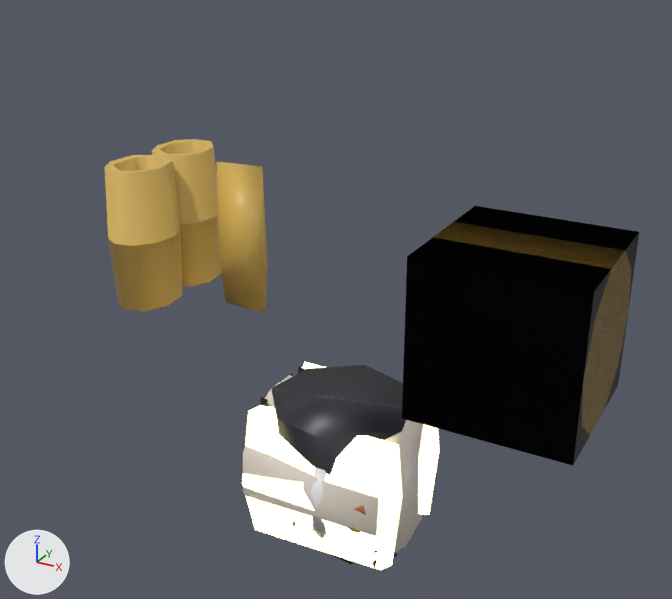
A saved change to the glTF model modeles/grandline/maitre-horloge-leger.glb.
The view is the same before and after, from a 50 mm lens placed at (5.12, -9.53, 7.18), pointed at (-0.14, 0.04, 2.39). The axes (+X, +Y, +Z) are drawn at lower left. The lights are the same throughout. The picture after the commit comes second. Vertices at exactly the same position are counted once.

Objects in the first picture: 'maitre_horloge_cle', 'maitre_horloge_corps', 'maitre_horloge_minutes'.
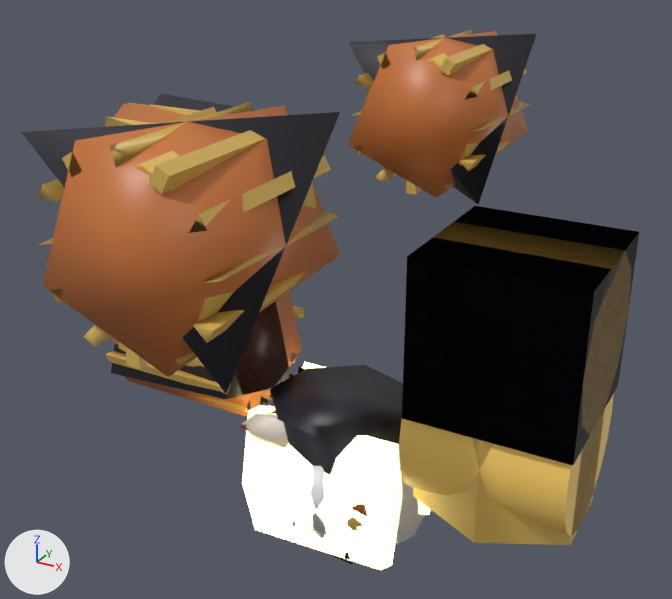
What changed in the scene script:
```text
Add mat_glace:
    mat_glace = bpy.data.materials.new('glace')
    # nodes: BsdfPrincipled, Math, Mix, OutputMaterial, VertexColor
    # colours: blue #bfe6ff, mixed with the vertex colours
Add mat_rouge:
    mat_rouge = bpy.data.materials.new('rouge')
    # nodes: BsdfPrincipled, Mix, OutputMaterial, VertexColor
    # colours: red #e0533c, mixed with the vertex colours
Change me_maitre_horloge_corps_001:
    remove me_maitre_horloge_corps_001.from_pydata(...)  # 1941 vertices, 3454 faces; spans x -1.0..1.0, y -1.0..1.0, z -1.0..1.0
    add me_maitre_horloge_corps_001.from_pydata(...)  # 2216 vertices, 3971 faces; spans x -1.0..1.0, y -1.0..1.0, z -1.0..1.0
    me_maitre_horloge_corps_001 part 1: the loose piece of 62 vertices spanning x 0.34..1.0, y -1.0..-0.62, z -0.34..0.05 is rebuilt with 62 vertices and now spans x 0.34..1.0, y -1.0..-0.62, z -0.32..0.06
    me_maitre_horloge_corps_001 part 2: 14 loose pieces with 48 vertices, spanning x -0.15..1.0, y -1.0..1.0, z -1.0..-0.21, are deleted
    me_maitre_horloge_corps_001 part 3: 180 vertices moved within x -1.0..0.94, y -0.93..0.98, z -1.0..1.0; 245 vertices removed from x -1.0..1.0, y -1.0..1.0, z -1.0..1.0; 568 vertices added at x -1.0..1.0, y -1.0..1.0, z -1.0..1.0
    other edits to the shape of me_maitre_horloge_corps_001 do not show in these pictures
    add me_maitre_horloge_corps_001.materials.append(mat_glace)
    add me_maitre_horloge_corps_001.materials.append(mat_rouge)
Add ob_maitre_horloge_roue3:
    ob_maitre_horloge_roue3 = bpy.data.objects.new('maitre_horloge_roue3', me_maitre_horloge_roue3)  # 147 vertices, 230 faces; spans x -1.0..1.0, y -1.0..1.0, z -1.0..1.0; in mat_laiton (yellow #d9b45a), mat_cuivre_001 (orange #c8743a), mat_fer_001 (dark grey #2a2a33)
    ob_maitre_horloge_roue3.location = (-2.2, 0.0, 1.6)
Add ob_maitre_horloge_roue2:
    ob_maitre_horloge_roue2 = bpy.data.objects.new('maitre_horloge_roue2', me_maitre_horloge_roue2)  # 160 vertices, 244 faces; spans x -1.0..1.0, y -1.0..1.0, z -1.0..1.0; in mat_laiton (yellow #d9b45a), mat_cuivre_001 (orange #c8743a), mat_fer_001 (dark grey #2a2a33)
    ob_maitre_horloge_roue2.location = (-2.3, 0.0, 3.6)
Add ob_maitre_horloge_roue1:
    ob_maitre_horloge_roue1 = bpy.data.objects.new('maitre_horloge_roue1', me_maitre_horloge_roue1)  # 160 vertices, 244 faces; spans x -1.0..1.0, y -1.0..1.0, z -1.0..1.0; in mat_laiton (yellow #d9b45a), mat_cuivre_001 (orange #c8743a), mat_fer_001 (dark grey #2a2a33)
    ob_maitre_horloge_roue1.location = (0.0, -2.95, 4.3)
Add ob_maitre_horloge_roue0:
    ob_maitre_horloge_roue0 = bpy.data.objects.new('maitre_horloge_roue0', me_maitre_horloge_roue1.copy())
    ob_maitre_horloge_roue0.location = (0.0, 2.95, 4.3)
Add ob_maitre_horloge_balancier:
    ob_maitre_horloge_balancier = bpy.data.objects.new('maitre_horloge_balancier', me_maitre_horloge_balancier)  # a 6-sided cylinder along z spanning x -1.0..1.0, y -1.0..1.0, z -1.0..1.0, material slot 0; an 18-sided cylinder along x spanning x -1.0..1.0, y -1.0..1.0, z -1.0..1.0, material slot 1; in mat_laiton (yellow #d9b45a), mat_or (yellow #ffd36b)
    ob_maitre_horloge_balancier.location = (2.27, 0.0, 1.2)
```

Boxes [x1, y1, x2, y2] around the edits, measured in the pictures (672 x 599 px; the box of a moved part takes in the faces that stretch with it):
'maitre_horloge_roue1', added
    after: [21, 102, 340, 393]
    faces in mat_cuivre_001 (orange #c8743a): [42, 105, 340, 377]
    faces in mat_fer_001 (dark grey #2a2a33): [21, 112, 340, 393]
    faces in mat_laiton (yellow #d9b45a): [38, 102, 339, 369]
'maitre_horloge_corps', reshaped
    before: [242, 362, 439, 570]
    after: [240, 362, 430, 570]
'maitre_horloge_roue0', added
    after: [348, 29, 537, 204]
    faces in mat_cuivre_001 (orange #c8743a): [348, 31, 529, 198]
    faces in mat_fer_001 (dark grey #2a2a33): [349, 34, 537, 204]
    faces in mat_laiton (yellow #d9b45a): [349, 29, 530, 195]
'maitre_horloge_balancier', added
    after: [399, 394, 614, 545]
    faces in mat_or (yellow #ffd36b): [399, 394, 614, 537]
    faces in mat_laiton (yellow #d9b45a): [413, 411, 604, 545]
'maitre_horloge_roue3', added
    after: [105, 292, 304, 417]
    faces in mat_fer_001 (dark grey #2a2a33): [111, 302, 291, 399]
    faces in mat_cuivre_001 (orange #c8743a): [112, 292, 302, 417]
    faces in mat_laiton (yellow #d9b45a): [105, 306, 304, 412]
'maitre_horloge_roue2', added
    after: [105, 93, 253, 127]
    faces in mat_cuivre_001 (orange #c8743a): [113, 103, 186, 124]
    faces in mat_fer_001 (dark grey #2a2a33): [154, 93, 253, 112]
    faces in mat_laiton (yellow #d9b45a): [105, 102, 199, 127]
part 1 of me_maitre_horloge_corps_001, rebuilt (mostly hidden)
    before: [348, 524, 360, 533]
    after: [347, 517, 363, 531]
part 2 of me_maitre_horloge_corps_001, deleted
    before: [372, 475, 437, 569]
part 3 of me_maitre_horloge_corps_001, moved or reshaped (mostly hidden afterwards)
    before: [243, 367, 439, 559]
    after: [240, 367, 428, 560]
'maitre_horloge_cle', unchanged, covered by the edit
    before: [105, 139, 268, 312]
